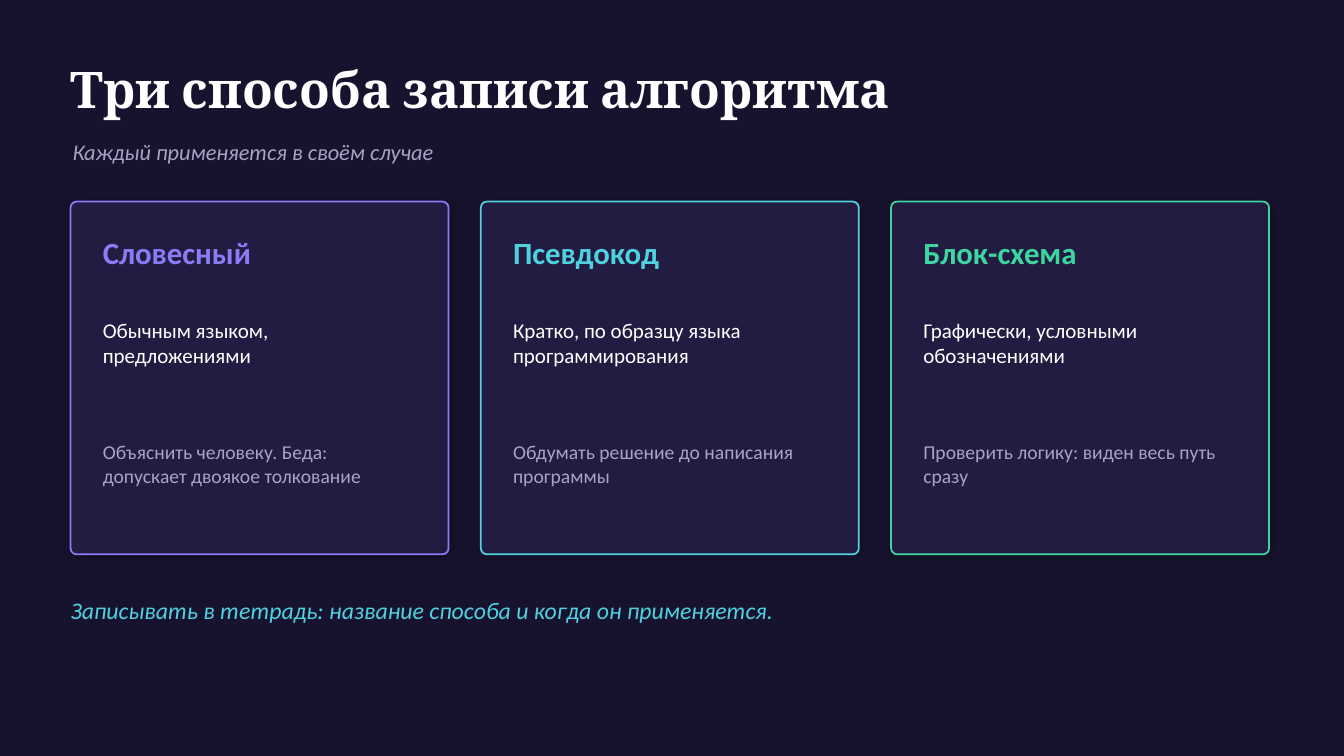
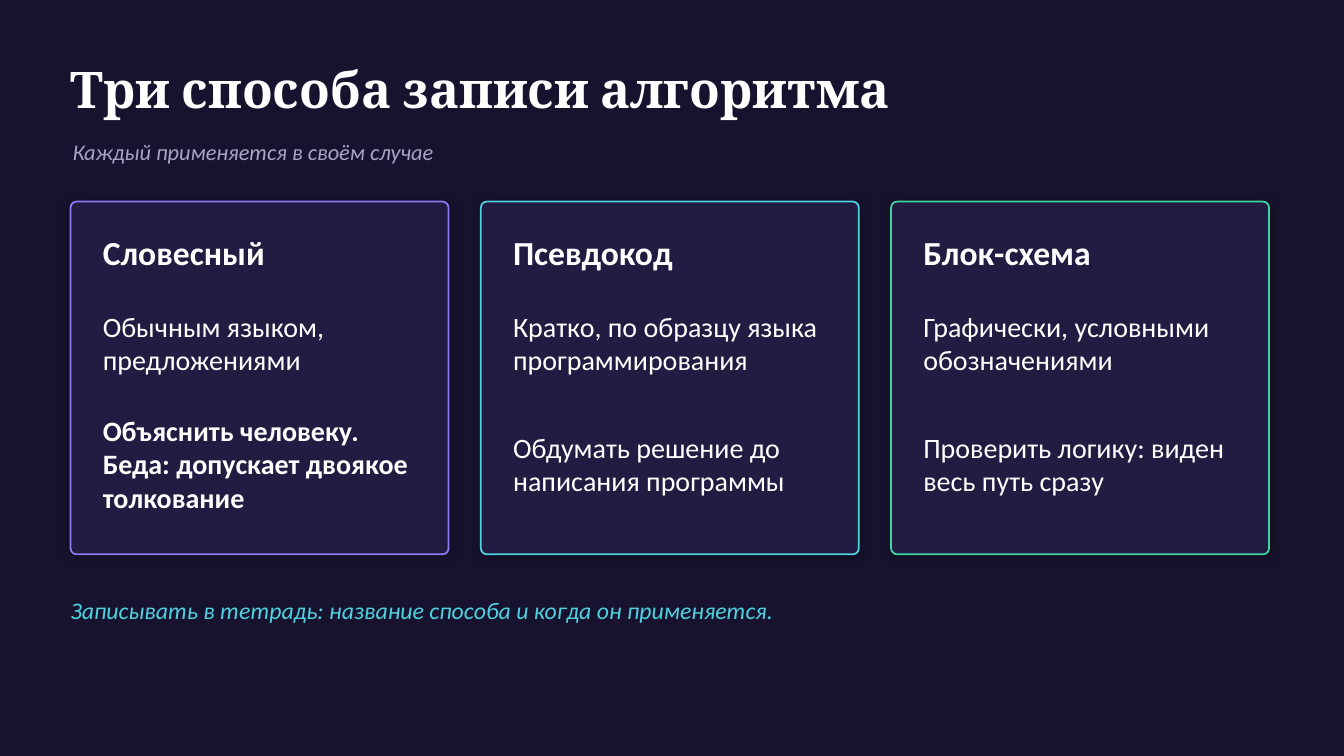
Before and after one commit to MuhammadMusa1/Pulotovschool, a slide deck: slide 4 of 10 класс/urok2/Презентация_занятие2_ред2.pptx. Drawn at 1344x756 pixels with LibreOffice and Linux fonts; fonts in the diff are those of the drawing. Boxes give left, top, right and bottom in pixels: in the first picture for what was removed or moved away, otherwise in the second. Text is boxed around its words. In the diff, an @@ line names an element or a change of style, - is before the commit and + after.

```diff
--- a/10 класс/urok2/Презентация_занятие2_ред2.pptx
+++ b/10 класс/urok2/Презентация_занятие2_ред2.pptx
@@ text "Словесный" at (103,242,265,266): size 22 to 24 pt, text colour #8B7CF6 to #FFFFFF @@
@@ text "Псевдокод" at (513,243,673,271): size 22 to 24 pt, text colour #4FD1E0 to #FFFFFF @@
@@ text "Блок-схема" at (923,243,1090,266): size 22 to 24 pt, text colour #3DD6A0 to #FFFFFF @@
@@ size 15 to 20 pt in 3 elements at (103,318,324,375), (513,318,817,375), (923,318,1210,370) @@
@@ text "Объяснить человеку. Беда: допускает двоякое ..." at (103,421,408,508): size 14 to 20 pt, text colour #A9A3C4 to #FFFFFF, bold on @@
@@ text "Обдумать решение до написания программы" at (513,439,784,496): size 14 to 20 pt, text colour #A9A3C4 to #FFFFFF @@
@@ text "Проверить логику: виден весь путь ..." at (923,440,1224,496): size 14 to 20 pt, text colour #A9A3C4 to #FFFFFF @@
```
Also in this commit, not shown: 8 other slides changed, 5 other files.
